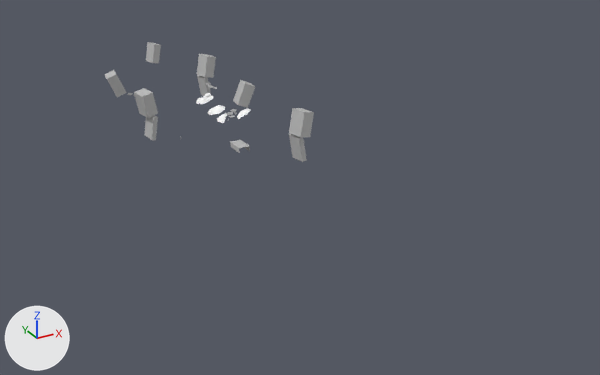
What one commit did to the FBX model Assets/1Journey/Models/Landscape/Terrain_Pit.fbx.
Before and after are seen from a 50 mm camera at (-1.86, -4.3, 1.68) aimed at (0.19, -0.57, -0.19). Lighting does not change. The marker at lower left points along +X, +Y and +Z. Where no turn or scale is listed for an object, it has been applied to the vertices.

The scene before the commit, as lines of its bpy script (objects in view):
```python
me_mesh_038 = bpy.data.meshes.new('Mesh.038')
me_mesh_038.from_pydata(...)  # 24 vertices, 18 faces; spans x -0.377..-0.247, y -0.354..0.354, z -0.146..0.146
me_mesh_038.materials.append(mat_lambert1)  # grey #bcbcbc
me_mesh_042 = bpy.data.meshes.new('Mesh.042')
me_mesh_042.from_pydata(...)  # a box spanning x 0.0..1.0, y 0.0..1.0, z -1.0..0.0
me_mesh_042.materials.append(mat_lambert1)  # grey #bcbcbc
ob_pcube57 = bpy.data.objects.new('pCube57', me_mesh_038)
ob_pcube57.location = (-0.109, 0.463, 0.12)
ob_pcube79 = bpy.data.objects.new('pCube79', me_mesh_042)
ob_pcube79.location = (0.164, -0.623, 0.131)
ob_pcube79.rotation_euler = (1.541, 0.209, 0.183)  # degrees (88, 12, 10)
ob_pcube79.scale = (0.0681, 0.138, 0.101)
```
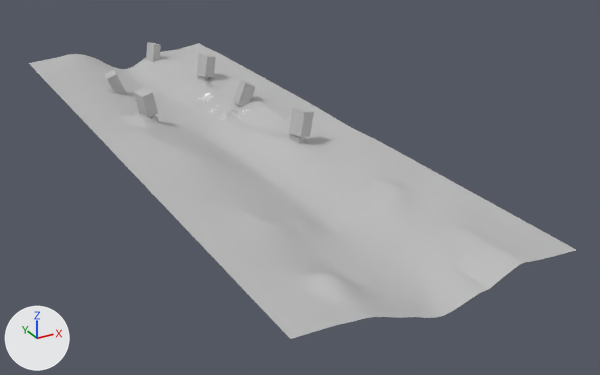
Edits to the scene script, one JSON object a line:
```json
{"op": "add", "block": "me_mesh_042_1", "code": ["me_mesh_042_1 = bpy.data.meshes.new('Mesh.042')", "me_mesh_042_1.from_pydata(...)  # 5065 vertices, 4933 faces; spans x -0.76..0.55, y -2.24..1.73, z -0.02..0.13", "me_mesh_042_1.materials.append(mat_lambert1)  # grey #bcbcbc"]}
{"op": "add", "block": "ob_polysurface9", "code": ["ob_polysurface9 = bpy.data.objects.new('polySurface9', me_mesh_042_1)", "ob_polysurface9.location = (0.0, 0.0, 0.0)"]}
```

Where the change shows, as pixel boxes (x1, y1, x2, y2) in the pictures (600 x 375 px):
```json
{"object": "polySurface9", "change": "added", "after": [29, 43, 576, 339]}
```
